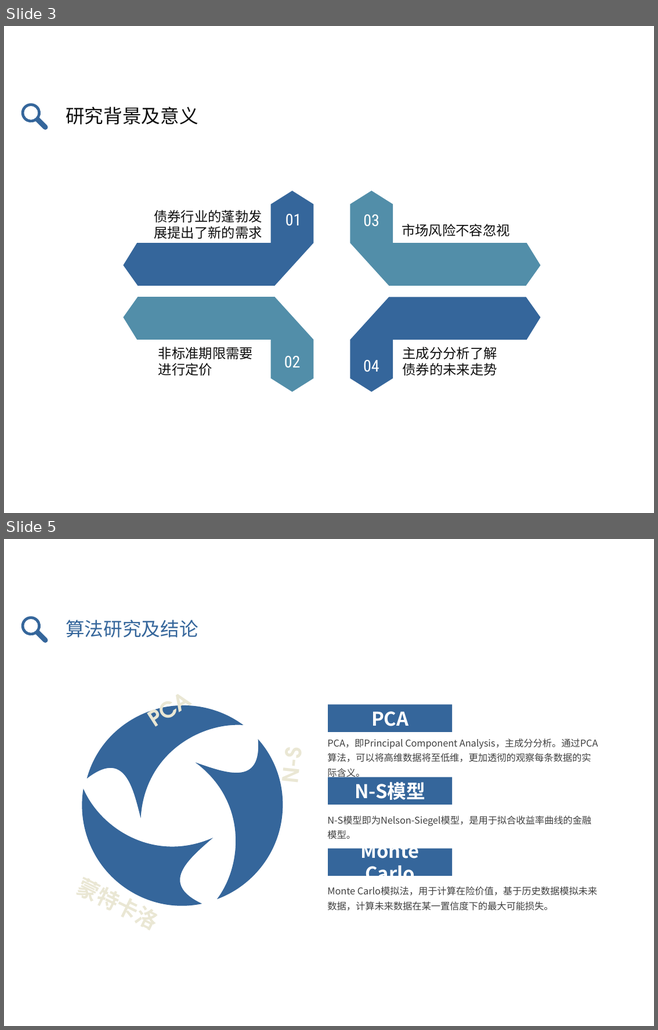
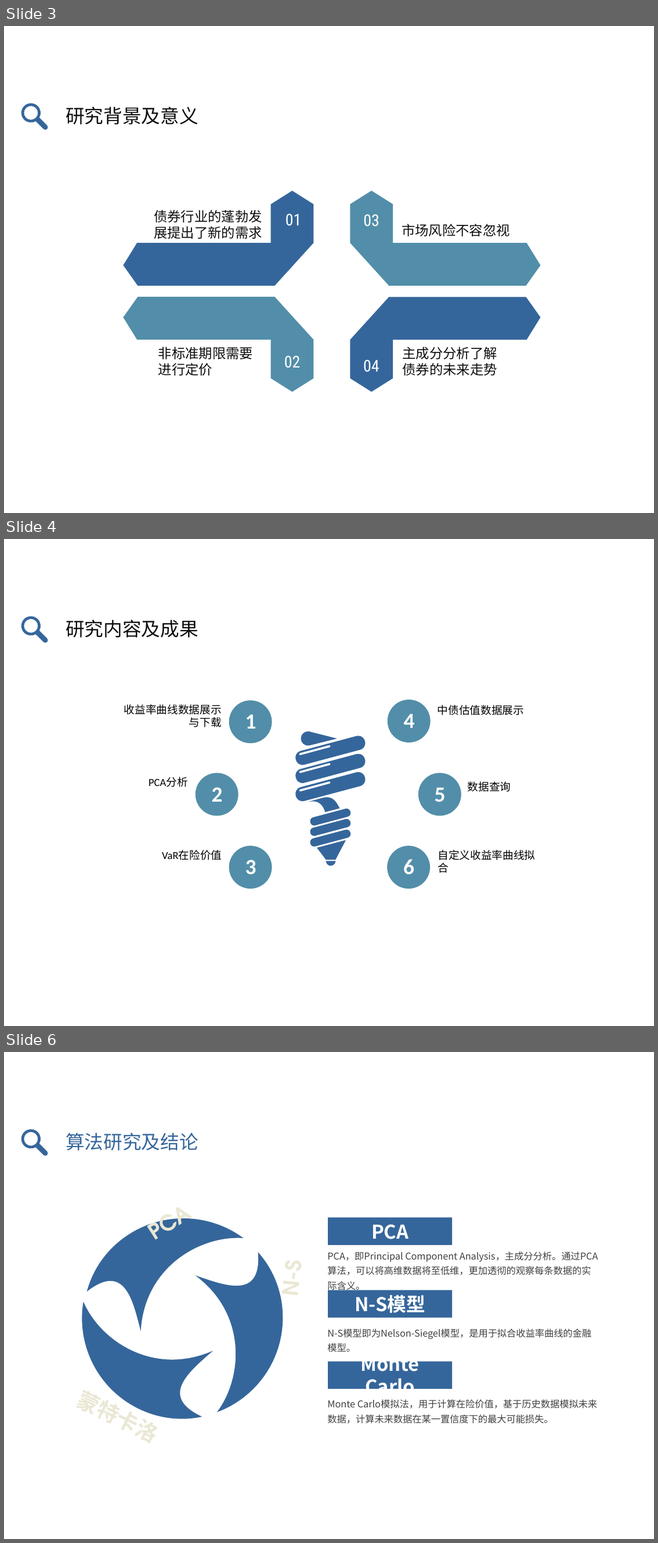
Before and after one commit to zhongdeming428/graduation-design, a slide deck: 阶段性报告/毕设答辩.pptx. Shown one above the other, each under a label of ours: slides 3 and 5 before the commit, slides 3, 4 and 6 after it; the slides between them are not shown. The pictures are 658x1030 and 658x1543 pixels, drawn with LibreOffice and Linux fonts; fonts in the diff are those of the drawing. Boxes give left, top, right and bottom in pixels: in the first picture for what was removed or moved away, otherwise in the second. Text is boxed around its words. In the diff, an @@ line names an element or a change of style, - is before the commit and + after.

```diff
--- a/阶段性报告/毕设答辩.pptx
+++ b/阶段性报告/毕设答辩.pptx
@@ slide 4 added at box(4, 539, 654, 1026), background #FFFFFF @@
@@ freeform shape added at box(20, 616, 48, 643), fill #35669B @@
@@ text added at box(65, 620, 198, 638), 21 pt, text #0D0D0D @@
+研究内容及成果
@@ text added at box(124, 704, 221, 727), 12 pt, text #000000 @@
+收益率曲线数据展示与下载
@@ ellipse added at box(229, 701, 271, 744), fill #528EA9 @@
@@ ellipse added at box(234, 704, 267, 737), 24 pt, text #FFFFFF, bold @@
+1
@@ ellipse added at box(387, 700, 430, 743), fill #528EA9 @@
@@ ellipse added at box(393, 703, 426, 736), 24 pt, text #FFFFFF, bold @@
+4
@@ text added at box(437, 705, 524, 715), 12 pt, text #000000 @@
+中债估值数据展示
@@ text added at box(148, 777, 188, 787), 12 pt, text #000000 @@
+PCA分析
@@ ellipse added at box(195, 773, 238, 816), fill #528EA9 @@
@@ ellipse added at box(200, 777, 233, 810), 24 pt, text #FFFFFF, bold @@
+2
@@ group added at box(295, 732, 365, 866): 11 freeform shapes @@
@@ ellipse added at box(418, 773, 460, 816), fill #528EA9 @@
@@ ellipse added at box(423, 777, 456, 810), 24 pt, text #FFFFFF, bold @@
+5
@@ text added at box(467, 781, 511, 792), 12 pt, text #000000 @@
+数据查询
@@ text added at box(162, 850, 221, 860), 12 pt, text #000000 @@
+VaR在险价值
@@ ellipse added at box(229, 846, 271, 889), fill #528EA9 @@
@@ ellipse added at box(234, 849, 267, 882), 24 pt, text #FFFFFF, bold @@
+3
@@ ellipse added at box(387, 846, 430, 889), fill #528EA9 @@
@@ ellipse added at box(392, 849, 425, 882), 24 pt, text #FFFFFF, bold @@
+6
@@ text added at box(437, 850, 535, 873), 12 pt, text #000000 @@
+自定义收益率曲线拟合
@@ what was slide 5 is now slide 6 @@
```
Also in this commit, not shown: 2 slides changed, 15 other slides added, 2 slides removed, 1 other file.
